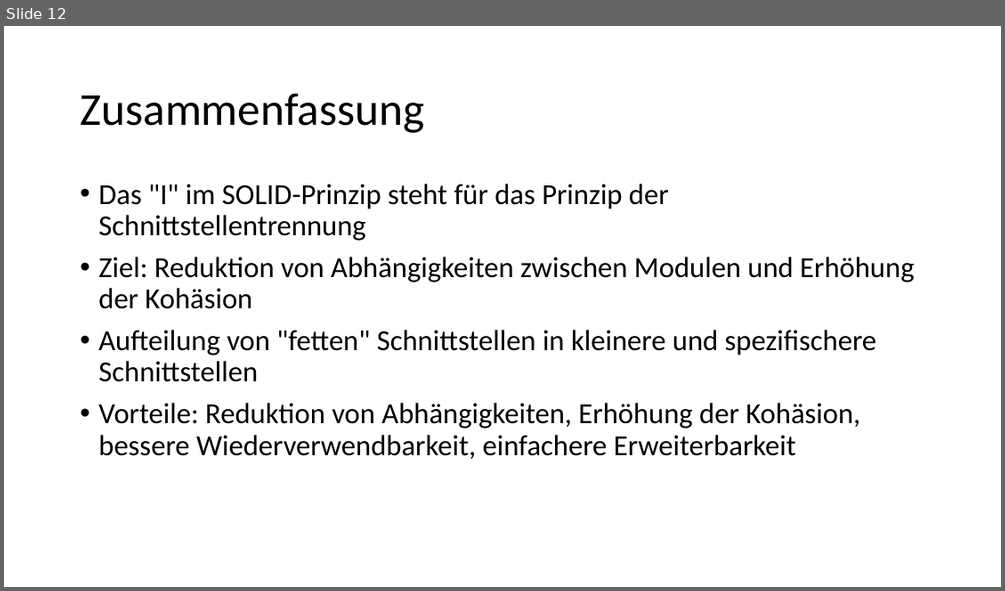
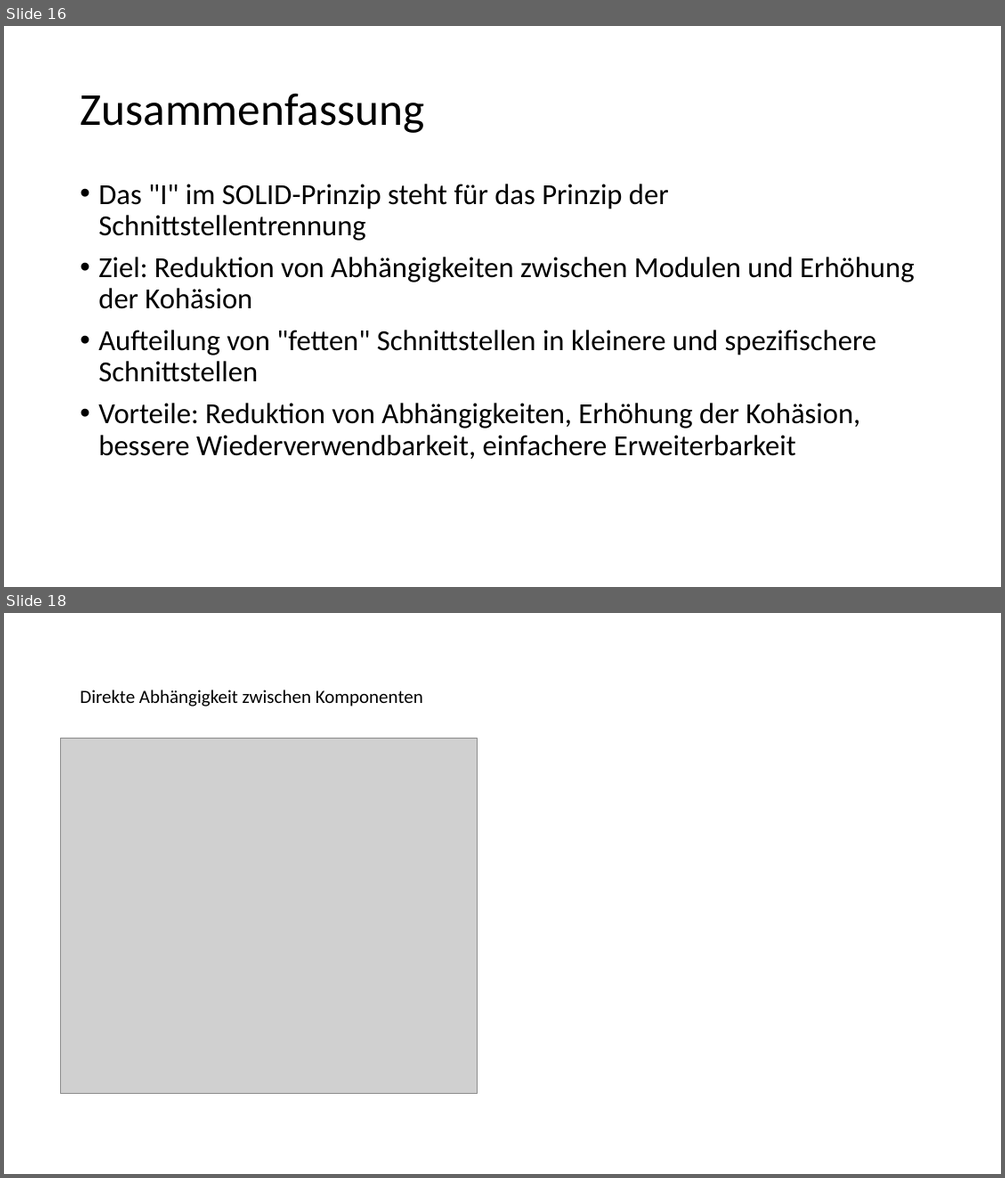
Before and after one commit to T0biasBerndt/SOLID-Pr-si, a slide deck: SOLID-präsi.pptx. Shown one above the other, each under a label of ours: slide 12 before the commit, slides 16 and 18 after it; the slides between them are not shown. The pictures are 1005x591 and 1005x1178 pixels, drawn with LibreOffice and Linux fonts; fonts in the diff are those of the drawing; grey boxes stand for pictures. Boxes give left, top, right and bottom in pixels: in the first picture for what was removed or moved away, otherwise in the second. Text is boxed around its words. In the diff, an @@ line names an element or a change of style, - is before the commit and + after.

```diff
--- a/SOLID-präsi.pptx
+++ b/SOLID-präsi.pptx
@@ slide 18 added at bbox=[4, 613, 1001, 1174], background #FFFFFF @@
@@ title added at bbox=[80, 690, 423, 706], 18 pt, text #000000 @@
+Direkte Abhängigkeit zwischen Komponenten
@@ picture added at bbox=[61, 738, 477, 1094] @@
@@ what was slide 12 is now slide 16 @@
```
Also in this commit, not shown: 7 other slides added.
